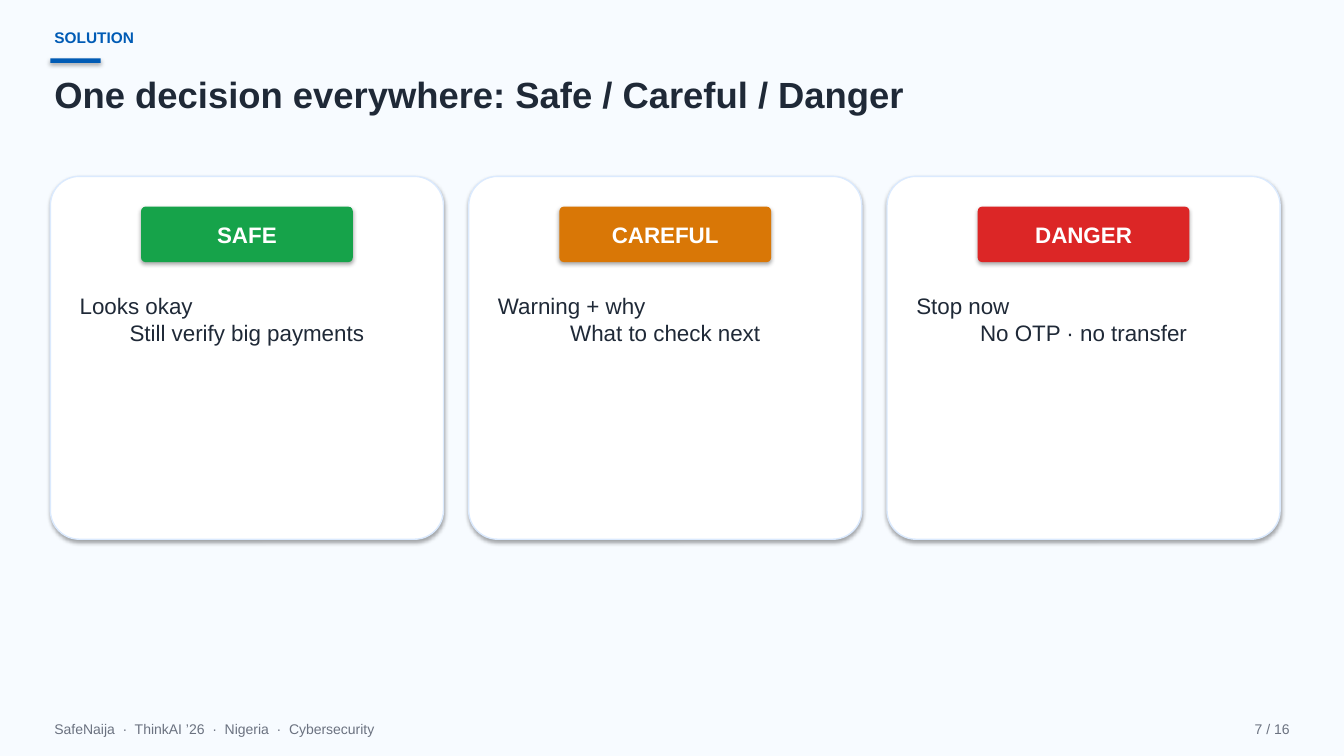
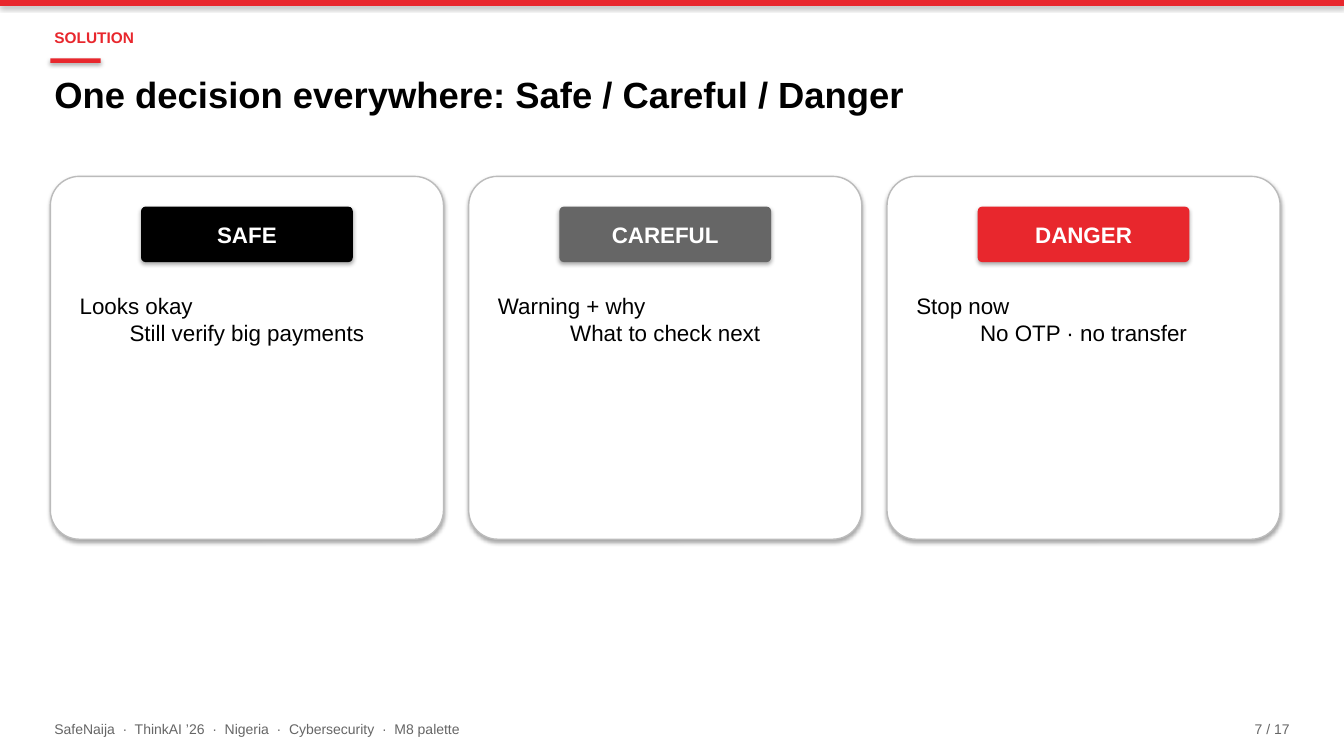
Before and after one commit to Shreeya1-pixel/SafeNajia, a slide deck: slide 7 of outputs/SafeNaija.pptx. Drawn at 1344x756 pixels with LibreOffice and Linux fonts; fonts in the diff are those of the drawing. Boxes give left, top, right and bottom in pixels: in the first picture for what was removed or moved away, otherwise in the second. Text is boxed around its words. In the diff, an @@ line names an element or a change of style, - is before the commit and + after.

```diff
--- a/outputs/SafeNaija.pptx
+++ b/outputs/SafeNaija.pptx
@@ rectangle at (0,0,1344,756): fill #F7FBFF to #FFFFFF @@
@@ rectangle added at (0,0,1344,6), fill #E8272D @@
@@ text "SOLUTION" at (54,32,134,43): text colour #005BB5 to #E8272D @@
@@ rectangle at (50,58,101,63): fill #005BB5 to #E8272D @@
@@ outline #DBEAFE 1 pt to #BBBBBB 1 pt in 3 elements at (50,176,444,539), (469,176,862,539), (887,176,1280,539) @@
@@ rounded rectangle "SAFE" at (141,207,353,262): fill #16A34A to #000000 @@
@@ rounded rectangle "CAREFUL" at (560,207,771,262): fill #D97706 to #666666 @@
@@ text colour #1F2937 to #000000 in 4 elements at (54,81,903,116), (80,297,364,346), (498,297,760,342), (916,298,1187,342) @@
@@ text at (54,724,460,737): text changed; text colour #6B7280 to #666666 @@
-SafeNaija · ThinkAI ’26 · Nigeria · Cybersecurity
+SafeNaija · ThinkAI ’26 · Nigeria · Cybersecurity · M8 palette
@@ text at (1255,724,1290,734): text changed; text colour #6B7280 to #666666 @@
-7 / 16
+7 / 17
```
Also in this commit, not shown: 15 other slides changed, 1 slide added, 3 other files.
